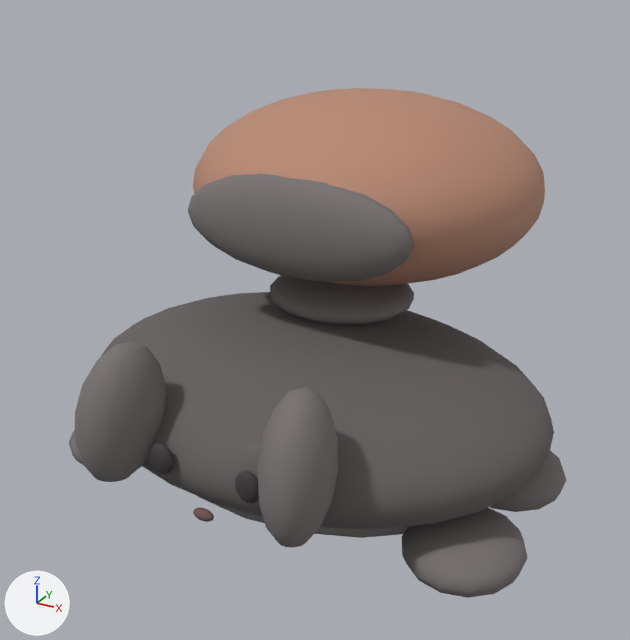
The glTF model public/assets/enemies/crackle-bug.glb as it was, and as the next commit left it.
Before and after are seen from a 50 mm lens placed at (0.621, -1.105, 0.85), pointed at (-0.003, 0.028, 0.284). Arrows for +X, +Y and +Z are at lower left; the lights stay in place. The older version comes first. Where no turn or scale is listed for an object, it has been applied to the vertices. Vertices at exactly the same position are counted once.

Names of what the first picture shows: 'Antenna_L', 'Antenna_R', 'Body', 'ChargeShell', 'Foot_BR', 'Foot_FL', 'Foot_FR', 'ShellMount', 'ShellRim', 'Underbody' and 3 more.
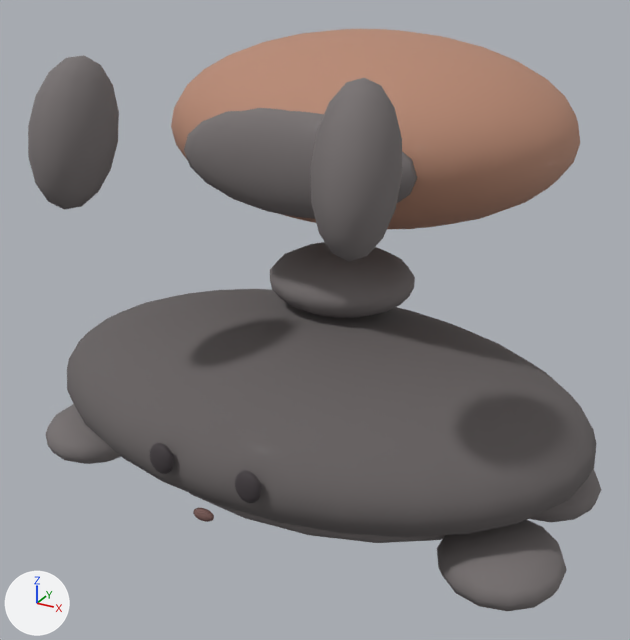
Where the newer file only moved an object's origin or applied its transform, the numbers keep the older frame.

The change in detail:
me_sphere_010 is used by ob_antenna_l; location (-0.145, -0.285, 0.23).
me_sphere_010 had 100 vertices, 196 faces and spanned x -0.051..0.051, y -0.071..0.071, z -0.101..0.101.
me_sphere_010 now has 100 vertices, 196 faces and spans x -0.11..-0.01, y -0.032..0.092, z 0.289..0.481.
me_sphere_010 part 1: the whole mesh is multiplied about its middle by the matrix ((0.994, -0.029, 0.006), (-0.029, 0.871, 0.025), (0.006, 0.025, 0.945)), then moved by (-0.06, 0.03, 0.385).
me_sphere_011 is used by ob_antenna_r; location (0.145, -0.285, 0.23).
me_sphere_011 had 100 vertices, 196 faces and spanned x -0.051..0.051, y -0.071..0.071, z -0.101..0.101.
me_sphere_011 now has 100 vertices, 196 faces and spans x 0.01..0.11, y -0.032..0.092, z 0.289..0.481.
me_sphere_011 part 2: the whole mesh is multiplied about its middle by the matrix ((0.994, 0.029, -0.006), (0.029, 0.871, 0.025), (-0.006, 0.025, 0.945)), then moved by (0.06, 0.03, 0.385).
me_sphere is used by ob_body; location (0.0, 0.01, 0.16).
me_sphere had 478 vertices, 952 faces and spanned x -0.395..0.395, y -0.3..0.3, z -0.125..0.125.
me_sphere now has 478 vertices, 952 faces and spans x -0.46..0.46, y -0.3..0.3, z -0.125..0.125.
me_sphere part 3: the whole mesh is multiplied about its middle by the matrix ((1.165, 0.0, 0.0), (0.0, 1.0, 0.0), (0.0, 0.0, 1.0)).
me_sphere_002 is used by ob_shellmount; location (0.0, 0.115, 0.302).
me_sphere_002 had 130 vertices, 256 faces and spanned x -0.123..0.123, y -0.113..0.113, z -0.032..0.032.
me_sphere_002 now has 130 vertices, 256 faces and spans x -0.123..0.123, y -0.113..0.113, z -0.027..0.077.
me_sphere_002 part 4: the whole mesh is scaled about its middle by (1, 1, 1.62), then moved by (0.0, 0.0, 0.025).
me_sphere_003 is used by ob_chargeshell; location (0.0, 0.205, 0.47).
me_sphere_003 had 392 vertices, 780 faces and spanned x -0.293..0.293, y -0.285..0.285, z -0.15..0.15.
me_sphere_003 now has 392 vertices, 780 faces and spans x -0.338..0.338, y -0.285..0.285, z -0.055..0.245.
me_sphere_003 part 5: the whole mesh is scaled about its middle by (1.15, 1, 1), then moved by (0.0, 0.0, 0.095).
me_sphere_001 is used by ob_underbody; location (0.0, 0.025, 0.06).
me_sphere_001 had 182 vertices, 360 faces and spanned x -0.315..0.315, y -0.235..0.235, z -0.052..0.052.
me_sphere_001 now has 182 vertices, 360 faces and spans x -0.36..0.36, y -0.235..0.235, z -0.052..0.052.
me_sphere_001 part 6: the whole mesh is scaled about its middle by (1.14, 1, 1).
Object 'Foot_BR' (ob_foot_br) moves from (0.315, 0.115, 0.045) to (0.37, 0.115, 0.045).
Object 'Foot_FL' (ob_foot_fl) moves from (-0.315, -0.105, 0.045) to (-0.37, -0.105, 0.045).
Object 'Foot_FR' (ob_foot_fr) moves from (0.315, -0.105, 0.045) to (0.37, -0.105, 0.045).
Object 'ShellRim' (ob_shellrim) moves from (0.0, -0.04, 0.46) to (0.0, -0.04, 0.555).

Changed parts and their boxes [x1, y1, x2, y2] in the pictures (630 x 640 px):
'Body', reshaped (17% wider): before [101, 292, 554, 529]; after [67, 289, 596, 537]
'ChargeShell', moved, rescaled (16% wider): before [193, 88, 545, 286]; after [171, 29, 580, 229]
'ShellRim', moved: before [188, 174, 414, 282]; after [184, 108, 417, 219]
'Antenna_R', reshaped (15% wider, 14% taller): before [258, 387, 338, 548]; after [310, 78, 402, 262]
'Antenna_L', reshaped (10% taller): before [75, 342, 166, 482]; after [28, 55, 119, 209]
'Foot_FR', moved: before [402, 508, 528, 598]; after [437, 520, 567, 611]
'ShellMount', moved, rescaled: before [270, 275, 414, 325]; after [270, 242, 415, 318]
'Foot_BR', moved: before [490, 451, 567, 512]; after [529, 469, 601, 523]
'Foot_FL', moved (mostly hidden before): before [69, 430, 142, 467]; after [46, 404, 121, 464]
'Underbody', rescaled: before [198, 496, 410, 538]; after [190, 493, 445, 543]
